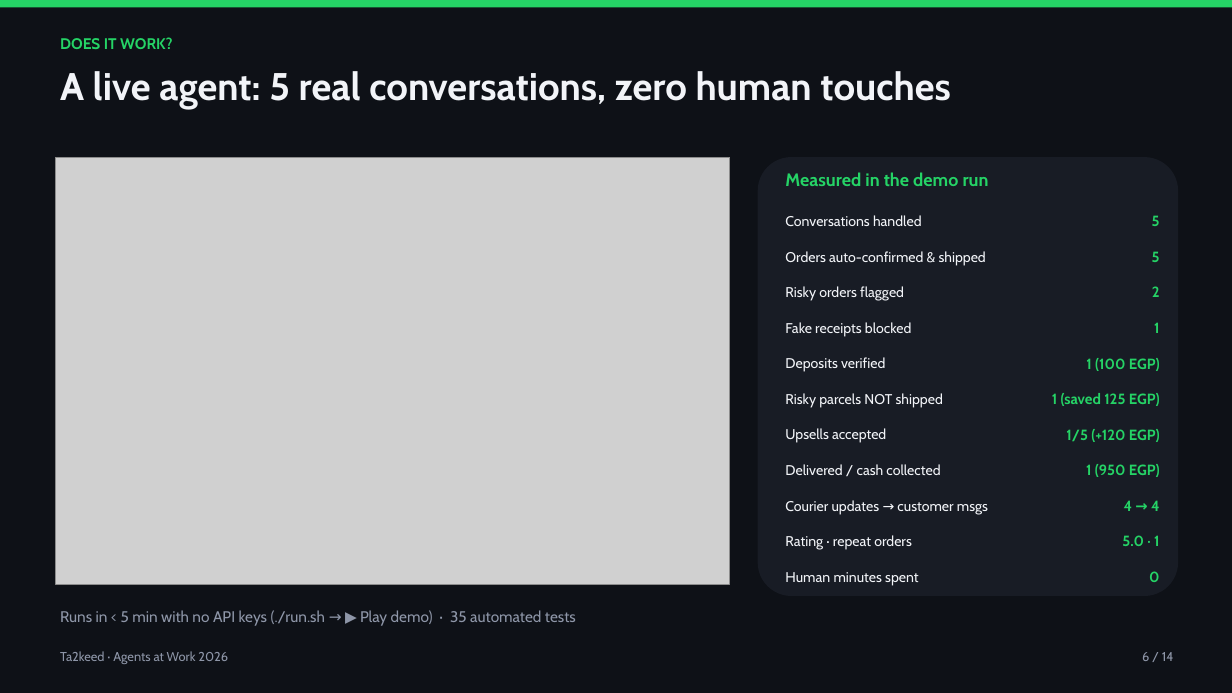
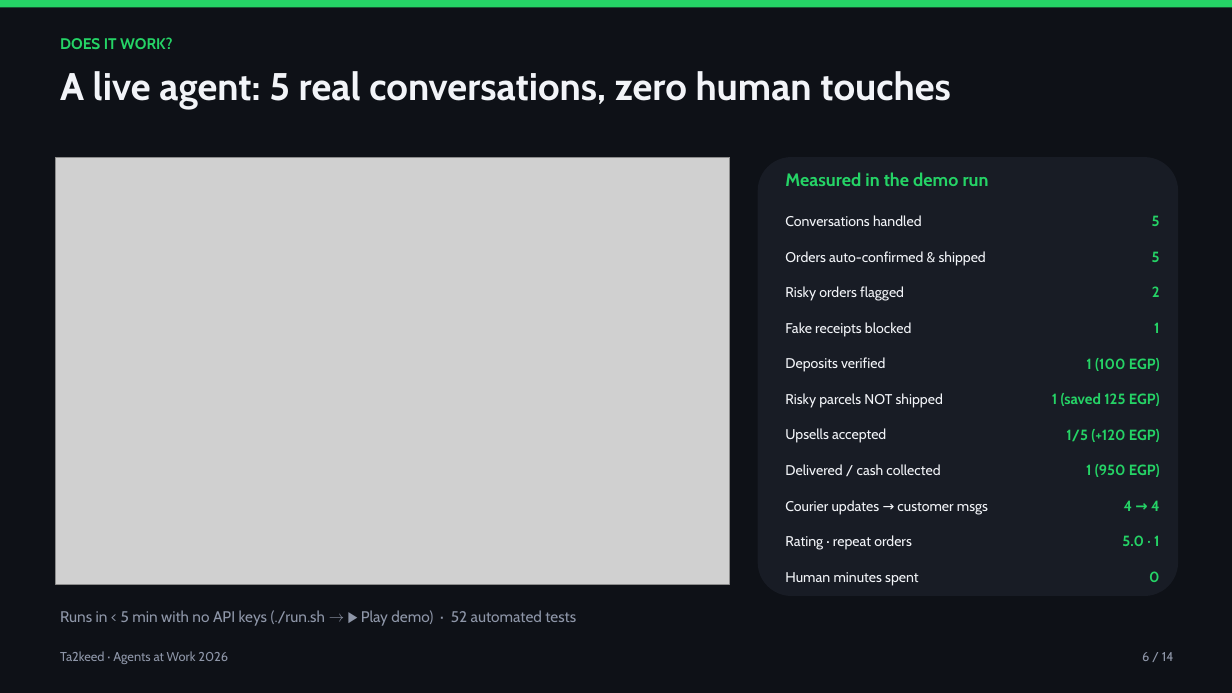
Before and after one commit to MahmoudJimmey/Ta2keed, a slide deck: slide 6 of docs/Ta2keed-impact-slides.pptx. Drawn at 1232x693 pixels with LibreOffice and Linux fonts; fonts in the diff are those of the drawing; grey boxes stand for pictures. Boxes give left, top, right and bottom in pixels: in the first picture for what was removed or moved away, otherwise in the second. Text is boxed around its words. In the diff, an @@ line names an element or a change of style, - is before the commit and + after.

```diff
--- a/docs/Ta2keed-impact-slides.pptx
+++ b/docs/Ta2keed-impact-slides.pptx
@@ text at <box>60,610,576,626</box>: text changed @@
-Runs in < 5 min with no API keys (./run.sh → ▶ Play demo) · 35 automated tests
+Runs in < 5 min with no API keys (./run.sh → ▶ Play demo) · 52 automated tests
```
Also in this commit, not shown: 1 other slide changed, 27 other files.
